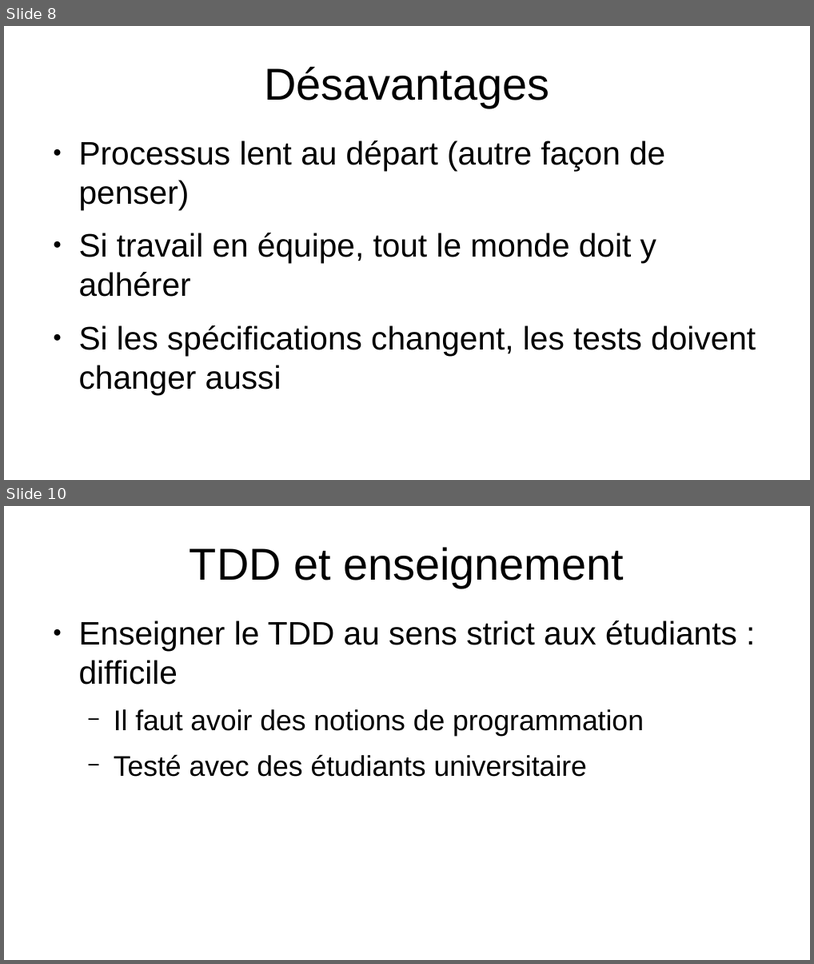
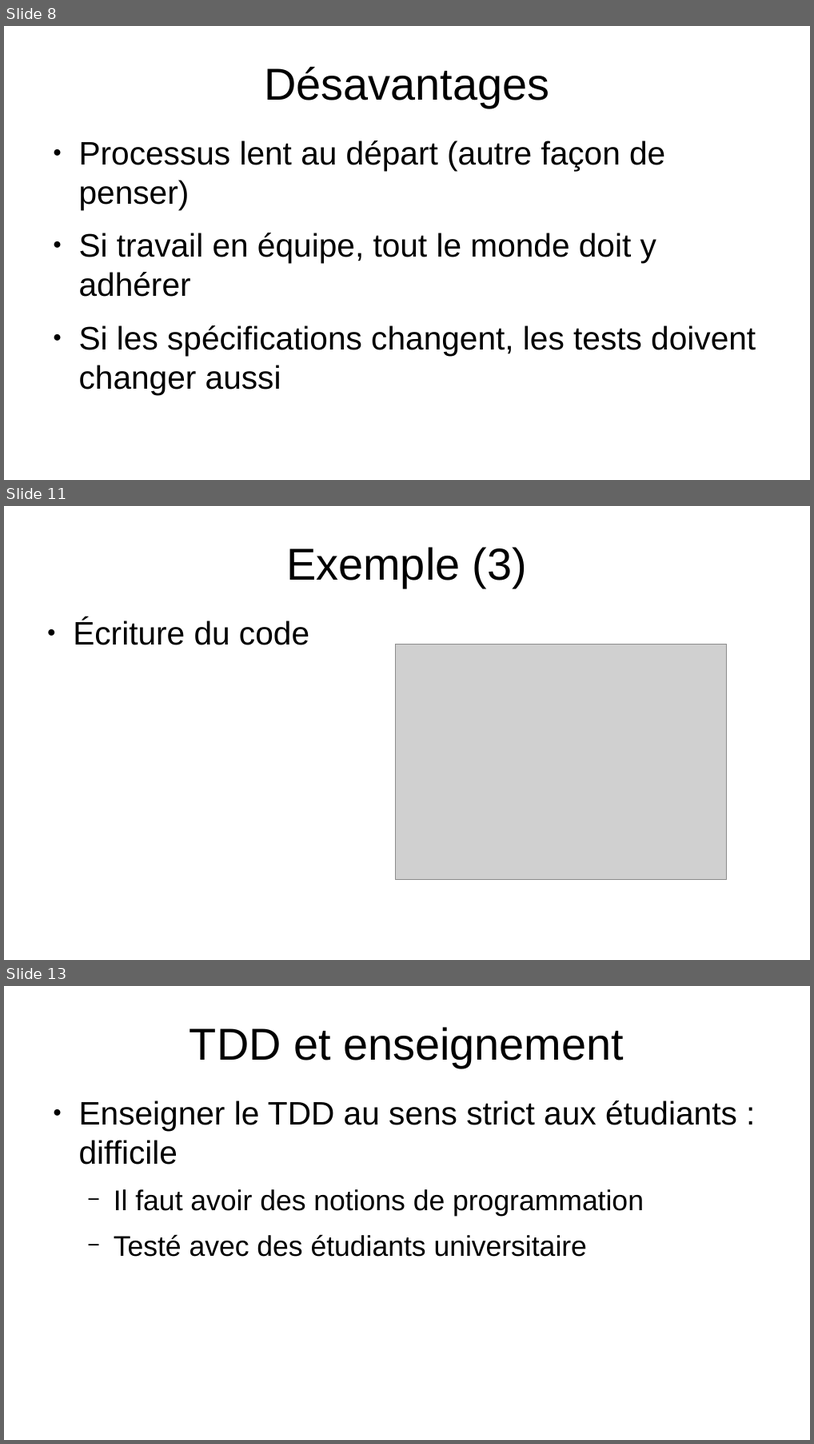
Before and after one commit to ymettraux/Projet_CLP, a slide deck: CLP_2.pptx. Shown one above the other, each under a label of ours: slides 8 and 10 before the commit, slides 8, 11 and 13 after it; the slides between them are not shown. The pictures are 814x964 and 814x1444 pixels, drawn with LibreOffice and Linux fonts; fonts in the diff are those of the drawing; grey boxes stand for pictures. Boxes give left, top, right and bottom in pixels: in the first picture for what was removed or moved away, otherwise in the second. Text is boxed around its words. In the diff, an @@ line names an element or a change of style, - is before the commit and + after.

```diff
--- a/CLP_2.pptx
+++ b/CLP_2.pptx
@@ slide 11 added at bbox=[4, 506, 810, 960], background #FFFFFF @@
@@ text added at bbox=[286, 547, 527, 588], 44 pt, text #000000 @@
+Exemple (3)
@@ text added at bbox=[73, 618, 310, 645], 32 pt, text #000000 @@
+● Écriture du code
@@ picture added at bbox=[395, 644, 727, 879] @@
@@ what was slide 10 is now slide 13 @@
```
Also in this commit, not shown: 1 slide changed, 4 other slides added, 2 slides removed, 1 other file.
